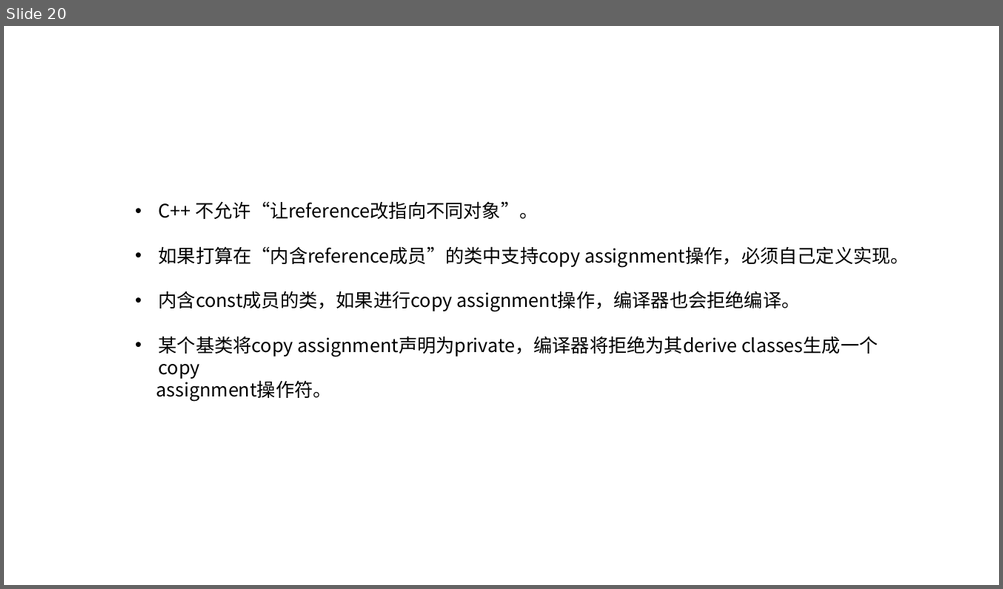
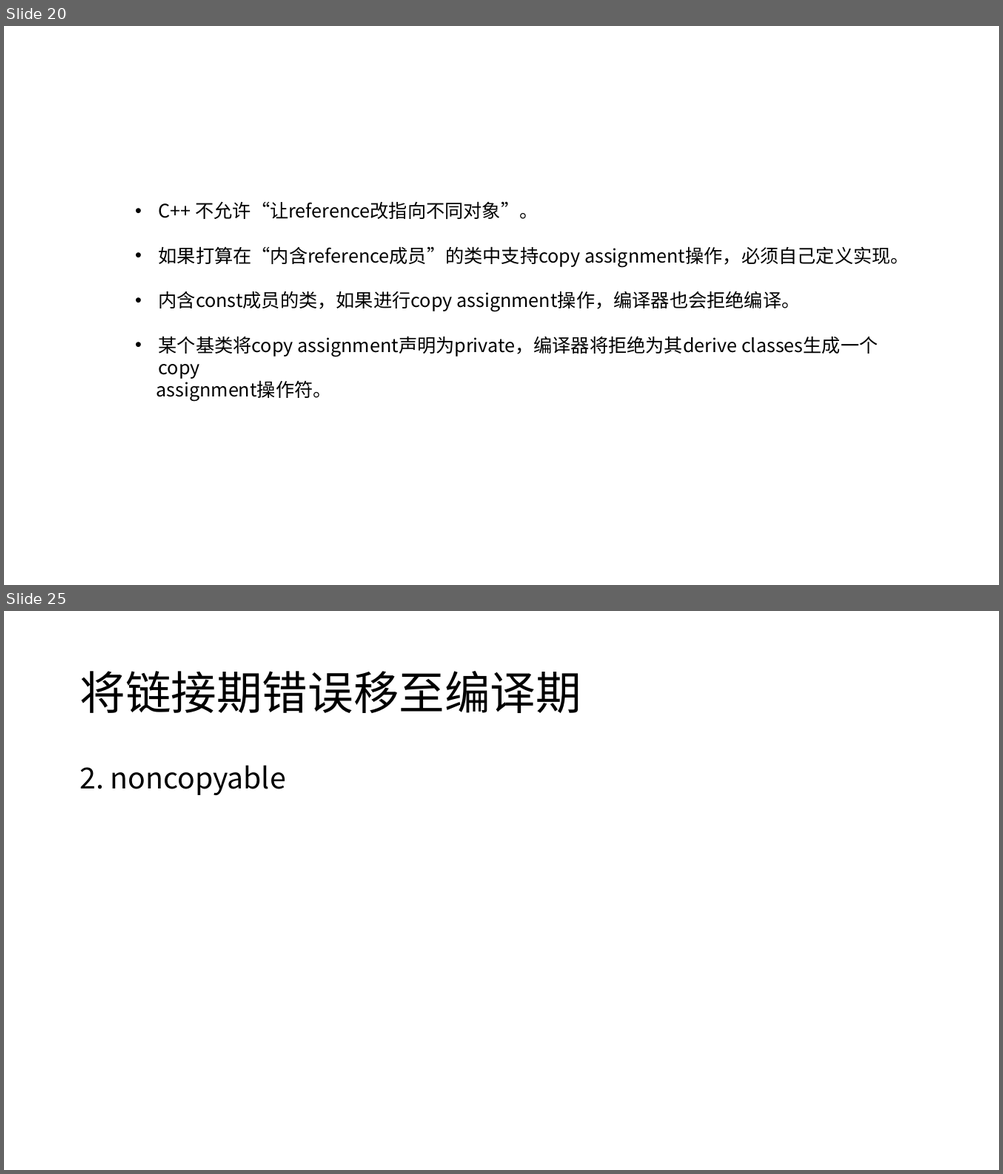
Before and after one commit to h-hkai/Effective-CPP, a slide deck: Effective C++.pptx. Shown one above the other, each under a label of ours: slide 20 before the commit, slides 20 and 25 after it; the slides between them are not shown. The pictures are 1003x589 and 1003x1174 pixels, drawn with LibreOffice and Linux fonts; fonts in the diff are those of the drawing. Boxes give left, top, right and bottom in pixels: in the first picture for what was removed or moved away, otherwise in the second. Text is boxed around its words. In the diff, an @@ line names an element or a change of style, - is before the commit and + after.

```diff
--- a/Effective C++.pptx
+++ b/Effective C++.pptx
@@ slide 25 added at [4,611,999,1170], background #FFFFFF @@
@@ title added at [79,671,581,713], 44 pt, text #000000 @@
+将链接期错误移至编译期
@@ text added at [79,765,286,795], 28 pt, text #000000 @@
+2. noncopyable
```
Also in this commit, not shown: 11 other slides added, 3 other files.
